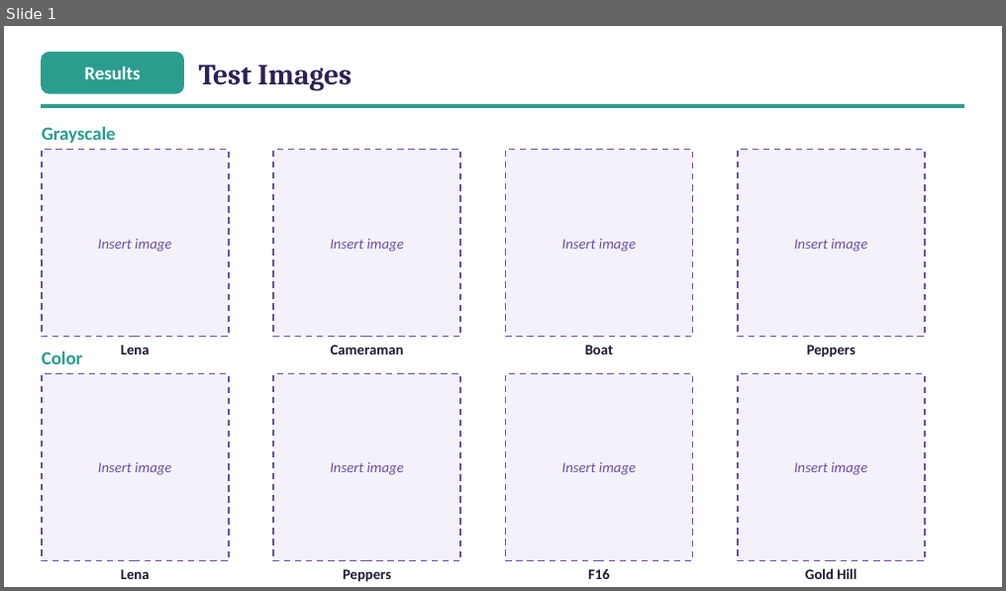
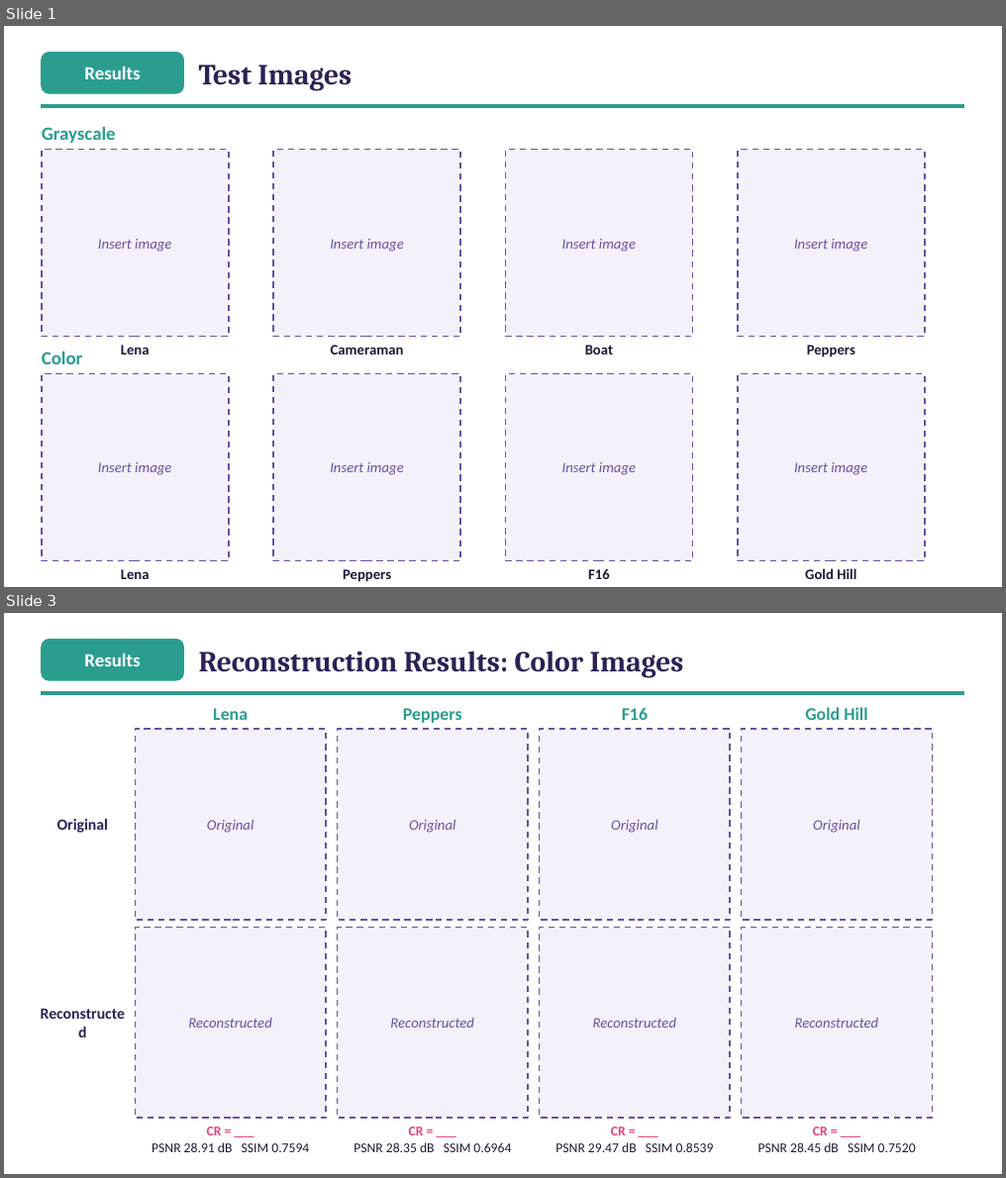
Before and after one commit to ibtihal-cpu/mihk, a slide deck: results/seminar/figs/results_images.pptx. Shown one above the other, each under a label of ours: slide 1 before the commit, slides 1 and 3 after it; the slides between them are not shown. The pictures are 1006x591 and 1006x1178 pixels, drawn with LibreOffice and Linux fonts; fonts in the diff are those of the drawing. Boxes give left, top, right and bottom in pixels: in the first picture for what was removed or moved away, otherwise in the second. Text is boxed around its words. In the diff, an @@ line names an element or a change of style, - is before the commit and + after.

```diff
--- a/results/seminar/figs/results_images.pptx
+++ b/results/seminar/figs/results_images.pptx
@@ slide 3 added at box(4, 613, 1002, 1174), background #FFFFFF @@
@@ rounded rectangle added at box(42, 639, 183, 680), fill #2A9D8F, outline #2A9D8F 1 pt @@
@@ text added at box(84, 653, 140, 666), 18 pt, text #FFFFFF, bold @@
+Results
@@ text added at box(199, 651, 684, 677), 28 pt, text #2E2055, bold @@
+Reconstruction Results: Color Images
@@ rectangle added at box(42, 691, 964, 694), fill #2A9D8F, outline #2A9D8F 1 pt @@
@@ rectangle added at box(135, 729, 326, 920), fill #F5F1FB, outline #6B4FA3 1.5 pt dashed @@
@@ text added at box(213, 708, 248, 720), 17 pt, text #2A9D8F, bold @@
+Lena
@@ rectangle added at box(338, 729, 528, 920), fill #F5F1FB, outline #6B4FA3 1.5 pt dashed @@
@@ text added at box(403, 708, 462, 723), 17 pt, text #2A9D8F, bold @@
+Peppers
@@ rectangle added at box(540, 729, 731, 920), fill #F5F1FB, outline #6B4FA3 1.5 pt dashed @@
@@ text added at box(622, 707, 648, 720), 17 pt, text #2A9D8F, bold @@
+F16
@@ rectangle added at box(742, 729, 933, 920), fill #F5F1FB, outline #6B4FA3 1.5 pt dashed @@
@@ text added at box(805, 707, 867, 720), 17 pt, text #2A9D8F, bold @@
+Gold Hill
@@ text added at box(57, 819, 108, 833), 15 pt, text #2E2055, bold @@
+Original
@@ text added at box(207, 820, 253, 833), 14 pt, text #6B4FA3, italic @@
+Original
@@ text added at box(409, 820, 455, 833), 14 pt, text #6B4FA3, italic @@
+Original
@@ text added at box(611, 820, 657, 833), 14 pt, text #6B4FA3, italic @@
+Original
@@ text added at box(813, 820, 859, 833), 14 pt, text #6B4FA3, italic @@
+Original
@@ text added at box(38, 928, 128, 1118), 15 pt, text #2E2055, bold @@
+Reconstructed
@@ rectangle added at box(135, 928, 326, 1118), fill #F5F1FB, outline #6B4FA3 1.5 pt dashed @@
@@ rectangle added at box(338, 928, 528, 1118), fill #F5F1FB, outline #6B4FA3 1.5 pt dashed @@
@@ rectangle added at box(540, 928, 731, 1118), fill #F5F1FB, outline #6B4FA3 1.5 pt dashed @@
@@ rectangle added at box(742, 928, 933, 1118), fill #F5F1FB, outline #6B4FA3 1.5 pt dashed @@
@@ text added at box(188, 1018, 271, 1028), 14 pt, text #6B4FA3, italic @@
+Reconstructed
@@ text added at box(390, 1018, 473, 1028), 14 pt, text #6B4FA3, italic @@
+Reconstructed
@@ text added at box(593, 1018, 676, 1028), 14 pt, text #6B4FA3, italic @@
+Reconstructed
@@ text added at box(795, 1018, 878, 1028), 14 pt, text #6B4FA3, italic @@
+Reconstructed
@@ text added at box(152, 1127, 309, 1153), 13 pt, text #1F1A33 @@
+CR = ___
+PSNR 28.91 dB SSIM 0.7594
@@ text added at box(353, 1127, 511, 1153), 13 pt, text #1F1A33 @@
+CR = ___
+PSNR 28.35 dB SSIM 0.6964
@@ text added at box(555, 1127, 714, 1153), 13 pt, text #1F1A33 @@
+CR = ___
+PSNR 29.47 dB SSIM 0.8539
@@ text added at box(758, 1127, 916, 1153), 13 pt, text #1F1A33 @@
+CR = ___
+PSNR 28.45 dB SSIM 0.7520
```
Also in this commit, not shown: 1 other slide added, 4 slides removed, 1 other file.
